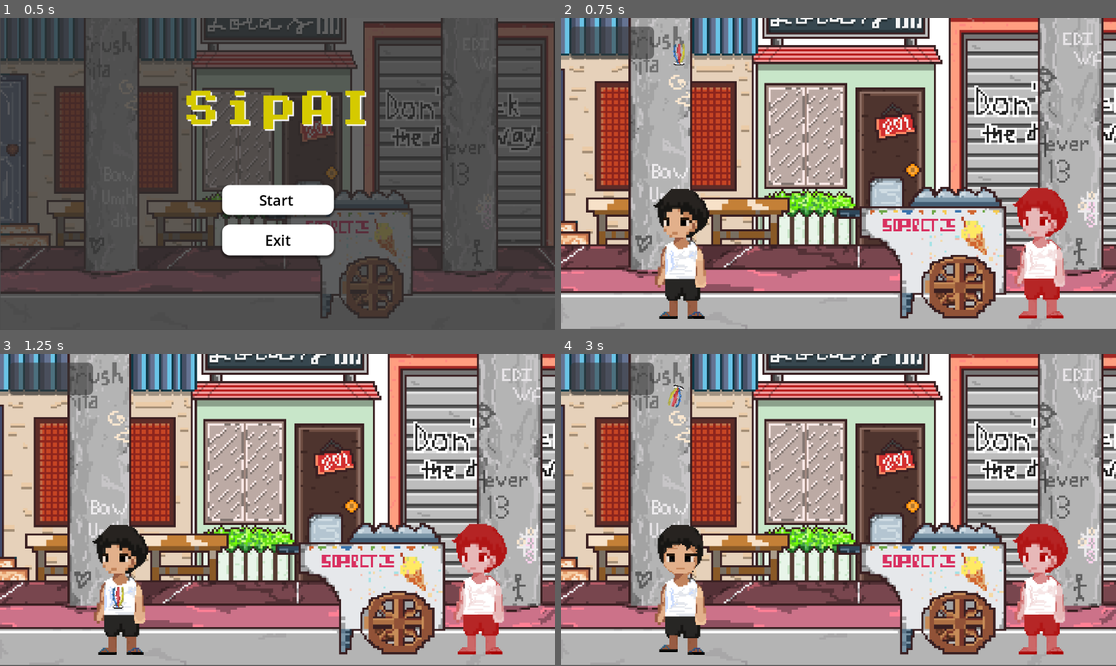
Above: before the commit, frames 1-4 (two rows, left to right).
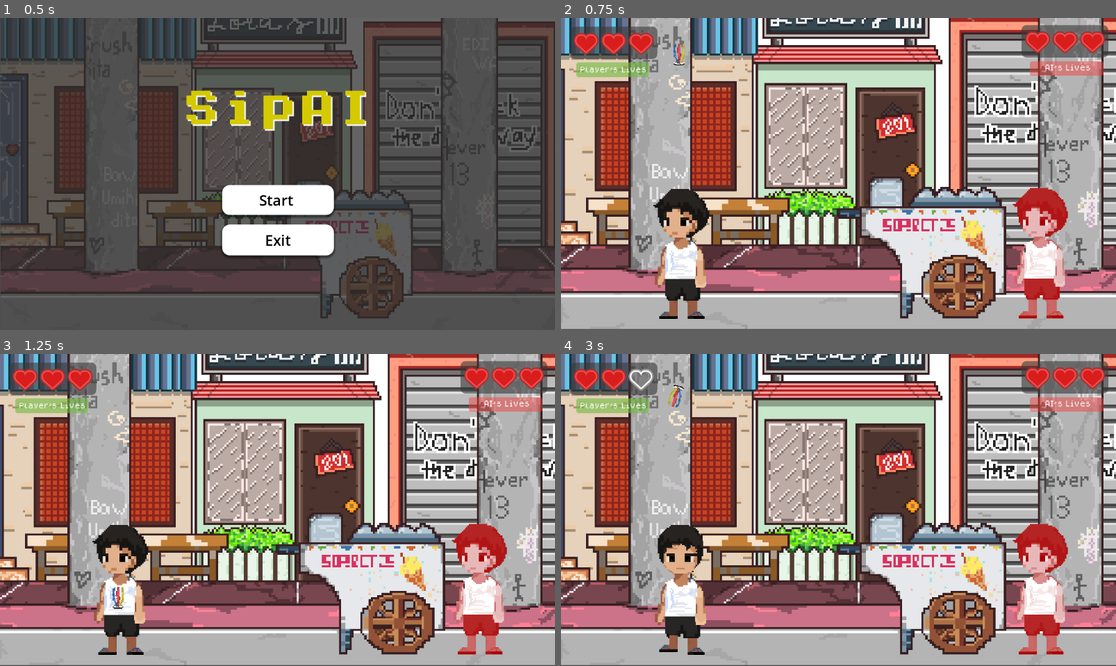
Above: after the commit, the same moments.

Repository: jehya/SipAI
Game: Godot game, scene res://scenes/main_menu.tscn
Same seed, same stepped clock (60 frames per second), same inputs: the game is played once before the commit and once after it.
Inputs:
- Up to frame 1 (0.5 s): no input
- Up to frame 2 (0.75 s): click "Start" at 0.5 s
- Up to frame 3 (1.25 s): no input
- Up to frame 4 (3 s): hold D (move_right) 1.28-2.78 s; tap L (kick_high) at 1.35 s; tap K (kick_medium) at 2.1 s; hold Left (move_left) from 2.78 s (still down); tap J (kick_short) at 2.85 s

Frame 1 is identical in both runs. In frame 2, 3.5% of the frame differs, in the area x 2-99%, y 2-19%; in frame 3, 3.5%; in frame 4, 3.5%.

Commit message:
added ui for lives
added UI for lives

Diff:
--- a/scenes/game.tscn
+++ b/scenes/game.tscn
@@ -1,10 +1,14 @@
-[gd_scene load_steps=12 format=4 uid="uid://b1mygb0vqyh2a"]
+[gd_scene load_steps=18 format=4 uid="uid://b1mygb0vqyh2a"]
 
 [ext_resource type="PackedScene" uid="uid://c7hs8oh4x4uxb" path="res://scenes/player.tscn" id="1_uwrxv"]
 [ext_resource type="Texture2D" uid="uid://daw8a8sjcvy1h" path="res://assets/bg_game.png" id="1_yqjtg"]
 [ext_resource type="PackedScene" uid="uid://cweq2e8cmrddl" path="res://scenes/sipa.tscn" id="3_lnu2h"]
 [ext_resource type="PackedScene" uid="uid://cjsfchw24vwqg" path="res://scenes/ai.tscn" id="5_iywne"]
 [ext_resource type="Script" uid="uid://dests1ga6xay3" path="res://scripts/turn_manager.gd" id="5_p57ef"]
+[ext_resource type="Script" uid="uid://dp606hpkouqrr" path="res://scripts/panel.gd" id="5_u5sy4"]
+[ext_resource type="Texture2D" uid="uid://p1q1ja31xy4h" path="res://assets/heart_full.png" id="6_gee14"]
+[ext_resource type="Texture2D" uid="uid://cbei3iisr6d7c" path="res://assets/heart_empty.png" id="7_0tnpc"]
+[ext_resource type="FontFile" uid="uid://jywost35iltc" path="res://assets/fonts/dogicapixel.ttf" id="8_0tnpc"]
 
 [sub_resource type="TileSetAtlasSource" id="TileSetAtlasSource_lnu2h"]
 texture = ExtResource("1_yqjtg")
@@ -480,6 +484,20 @@
 corner_radius_bottom_right = 10
 corner_radius_bottom_left = 10
 
+[sub_resource type="StyleBoxFlat" id="StyleBoxFlat_0tnpc"]
+bg_color = Color(0.45098, 0.733333, 0.258824, 0.623529)
+corner_radius_top_left = 5
+corner_radius_top_right = 5
+corner_radius_bottom_right = 5
+corner_radius_bottom_left = 5
+
+[sub_resource type="StyleBoxFlat" id="StyleBoxFlat_gee14"]
+bg_color = Color(0.952941, 0.25098, 0.235294, 0.478431)
+corner_radius_top_left = 5
+corner_radius_top_right = 5
+corner_radius_bottom_right = 5
+corner_radius_bottom_left = 5
+
 [node name="Game" type="Node2D"]
 
 [node name="TileMap" type="TileMap" parent="."]
@@ -548,9 +566,90 @@
 [node name="Panel" type="Panel" parent="CanvasLayer"]
 offset_left = 19.0
 offset_top = 18.0
-offset_right = 193.0
+offset_right = 200.0
 offset_bottom = 85.0
 theme_override_styles/panel = SubResource("StyleBoxFlat_iywne")
+script = ExtResource("5_u5sy4")
+heart_full = ExtResource("6_gee14")
+heart_empty = ExtResource("7_0tnpc")
+
+[node name="Panel" type="Panel" parent="CanvasLayer/Panel"]
+layout_mode = 0
+offset_left = 13.0
+offset_top = 74.0
+offset_right = 164.0
+offset_bottom = 105.0
+theme_override_styles/panel = SubResource("StyleBoxFlat_0tnpc")
+
+[node name="Label3" type="Label" parent="CanvasLayer/Panel/Panel"]
+layout_mode = 2
+offset_left = 7.0
+offset_top = 9.0
+offset_right = 146.0
+offset_bottom = 34.0
+theme_override_fonts/font = ExtResource("8_0tnpc")
+theme_override_font_sizes/font_size = 13
+text = "Player's Lives"
+
+[node name="HBoxContainer" type="HBoxContainer" parent="CanvasLayer/Panel"]
+layout_mode = 0
+offset_left = 7.0
+offset_top = 13.0
+offset_right = 47.0
+offset_bottom = 53.0
+
+[node name="Heart1" type="TextureRect" parent="CanvasLayer/Panel/HBoxContainer"]
+layout_mode = 2
+
+[node name="Heart2" type="TextureRect" parent="CanvasLayer/Panel/HBoxContainer"]
+layout_mode = 2
+
+[node name="Heart3" type="TextureRect" parent="CanvasLayer/Panel/HBoxContainer"]
+layout_mode = 2
+
+[node name="AI_Panel" type="Panel" parent="CanvasLayer"]
+offset_left = 956.0
+offset_top = 15.0
+offset_right = 1136.0
+offset_bottom = 82.0
+theme_override_styles/panel = SubResource("StyleBoxFlat_iywne")
+script = ExtResource("5_u5sy4")
+heart_full = ExtResource("6_gee14")
+heart_empty = ExtResource("7_0tnpc")
+
+[node name="Panel" type="Panel" parent="CanvasLayer/AI_Panel"]
+layout_mode = 0
+offset_left = 17.0
+offset_top = 75.0
+offset_right = 170.0
+offset_bottom = 105.0
+theme_override_styles/panel = SubResource("StyleBoxFlat_gee14")
+
+[node name="Label" type="Label" parent="CanvasLayer/AI_Panel/Panel"]
+layout_mode = 0
+offset_left = 31.0
+offset_top = 7.0
+offset_right = 127.0
+offset_bottom = 30.0
+theme_override_fonts/font = ExtResource("8_0tnpc")
+theme_override_font_sizes/font_size = 13
+text = "AI's Lives"
+
+[node name="HBoxContainer" type="HBoxContainer" parent="CanvasLayer/AI_Panel"]
+layout_mode = 0
+offset_left = 7.0
+offset_top = 13.0
+offset_right = 47.0
+offset_bottom = 53.0
+
+[node name="AI_Heart1" type="TextureRect" parent="CanvasLayer/AI_Panel/HBoxContainer"]
+layout_mode = 2
+
+[node name="AI_Heart2" type="TextureRect" parent="CanvasLayer/AI_Panel/HBoxContainer"]
+layout_mode = 2
+
+[node name="AI_Heart3" type="TextureRect" parent="CanvasLayer/AI_Panel/HBoxContainer"]
+layout_mode = 2
 
 [node name="TurnManager" type="Node" parent="."]
 script = ExtResource("5_p57ef")
--- a/scripts/ai.gd
+++ b/scripts/ai.gd
@@ -13,6 +13,8 @@
 var is_juggling = false
 var is_kicking = false
 var is_my_turn = false
+
+#1
 var initial_position: Vector2
 
 
@@ -25,12 +27,14 @@
 @onready var player = get_node("../Player")
 @onready var animated_sprite = $AnimatedSprite2D
 
+#2
 func _ready():
 	initial_position = position
 	print("AI ready! Testing Sipa mechanics...")
 	# Make sure AI is in the enemy group for collision detection
 	add_to_group("enemy")
 
+#
 func reset_position():
 	position = initial_position
 	velocity = Vector2.ZERO
--- /dev/null
+++ b/scripts/panel.gd
@@ -0,0 +1,21 @@
+extends Panel
+
+@export var heart_full: Texture
+@export var heart_empty: Texture
+@export var max_lives := 3
+
+var heart_images := []
+
+@onready var label_node: Label = get_node("HBoxContainer/Label")
+
+func _ready():
+	# Get all TextureRects inside HBoxContainer
+	heart_images = $HBoxContainer.get_children()
+	update_hearts(3)  # Example: start with 3 full lives
+
+func update_hearts(lives: int):
+	for i in range(heart_images.size()):
+		if i < lives:
+			heart_images[i].texture = heart_full
+		else:
+			heart_images[i].texture = heart_empty
--- a/scripts/turn_manager.gd
+++ b/scripts/turn_manager.gd
@@ -31,8 +31,13 @@
 	if not success:
 		if current_turn == "Player":
 			player_lives -= 1
+
+			var ui_panel = get_node("/root/Game/CanvasLayer/Panel")
+			ui_panel.update_hearts(player_lives)
 		else:
 			ai_lives -= 1
+			var ai_ui_panel = get_node("/root/Game/CanvasLayer/AI_Panel")
+			ai_ui_panel.update_hearts(ai_lives)
 
 		print("%s missed! Lives remaining - Player: %d, AI: %d" %
 			  [current_turn, player_lives, ai_lives])
Binary file added: assets/heart_empty.png
Not shown, added: assets/heart_empty.png.import
Binary file added: assets/heart_full.png
Not shown, added: assets/heart_full.png.import
Not shown, added: scripts/panel.gd.uid
